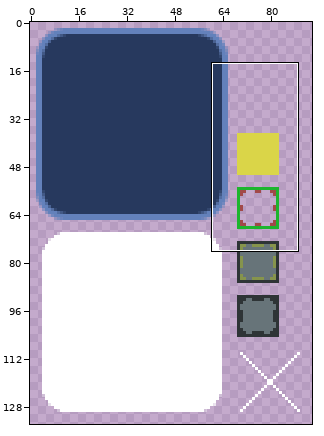
Sprite sheet: client/core/assets/skins/skin.png. Above, an overview of the earlier version with the close-up marked.
Close-up. Old version:
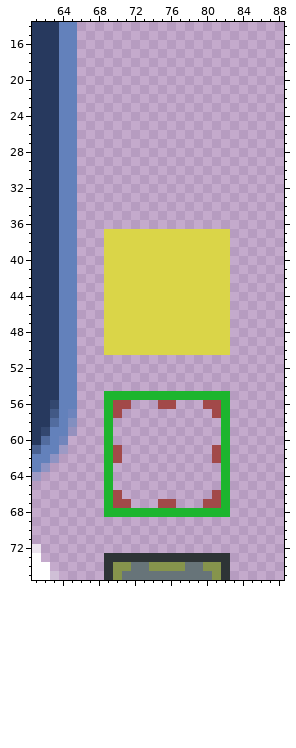
The file is 94x134 pixels. Pixels under 10% opacity are left out. Colours within 5 levels of each other are drawn and written as one. Shown: x 61..88, y 14..75.
Once edited:
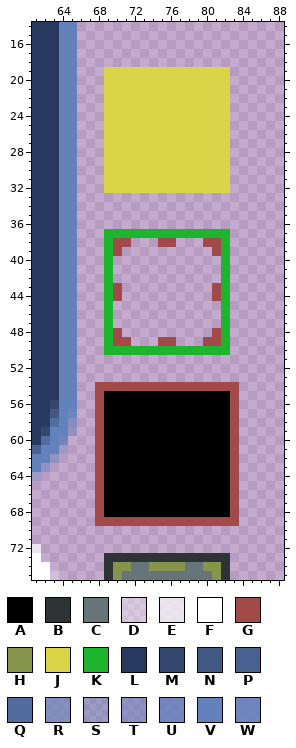
Palette (. is transparent): A #000000  B #2e3436  C #677479  D #ffffff5c  E #ffffffaf  F #ffffff  G #a24949  H #86944c  J #dad548  K #1db52e  L #27395e  M #33476f  N #425986  P #496191  Q #526c9f  R #6282baab  S #6281bb65  T #6381bb8e  U #6381bbd5  V #6381bb  W #6381bcdf
Diff:
y 19..32: x 69..82 .............. -> JJJJJJJJJJJJJJ
y 37: x 69..82 JJJJJJJJJJJJJJ -> KKKKKKKKKKKKKK
y 38: x 69..82 JJJJJJJJJJJJJJ -> KGG...GG...GGK
y 39: x 69..82 JJJJJJJJJJJJJJ -> KG..........GK
y 40..42: x 69..82 JJJJJJJJJJJJJJ -> K............K
y 43..44: x 69..82 JJJJJJJJJJJJJJ -> KG..........GK
y 45..47: x 69..82 JJJJJJJJJJJJJJ -> K............K
y 48: x 69..82 JJJJJJJJJJJJJJ -> KG..........GK
y 49: x 69..82 JJJJJJJJJJJJJJ -> KGG...GG...GGK
y 50: x 69..82 JJJJJJJJJJJJJJ -> KKKKKKKKKKKKKK
y 54: x 68..83 ................ -> GGGGGGGGGGGGGGGG
y 55: x 68..83 .KKKKKKKKKKKKKK. -> GAAAAAAAAAAAAAAG
y 56: x 68..83 .KGG...GG...GGK. -> GAAAAAAAAAAAAAAG
y 57: x 68..83 .KG..........GK. -> GAAAAAAAAAAAAAAG
y 58..60: x 68..83 .K............K. -> GAAAAAAAAAAAAAAG
y 61..62: x 68..83 .KG..........GK. -> GAAAAAAAAAAAAAAG
y 63..65: x 68..83 .K............K. -> GAAAAAAAAAAAAAAG
y 66: x 68..83 .KG..........GK. -> GAAAAAAAAAAAAAAG
y 67: x 68..83 .KGG...GG...GGK. -> GAAAAAAAAAAAAAAG
y 68: x 68..83 .KKKKKKKKKKKKKK. -> GAAAAAAAAAAAAAAG
y 69: x 68..83 ................ -> GGGGGGGGGGGGGGGG
